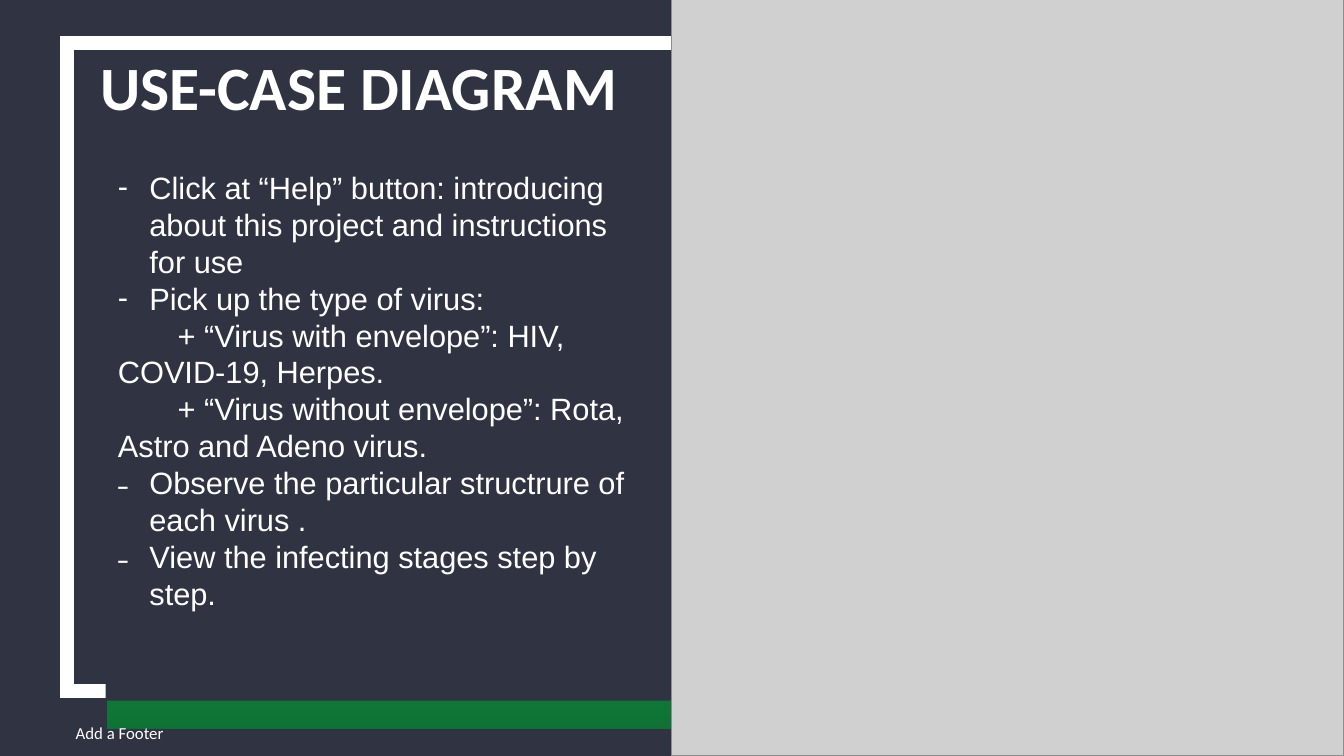
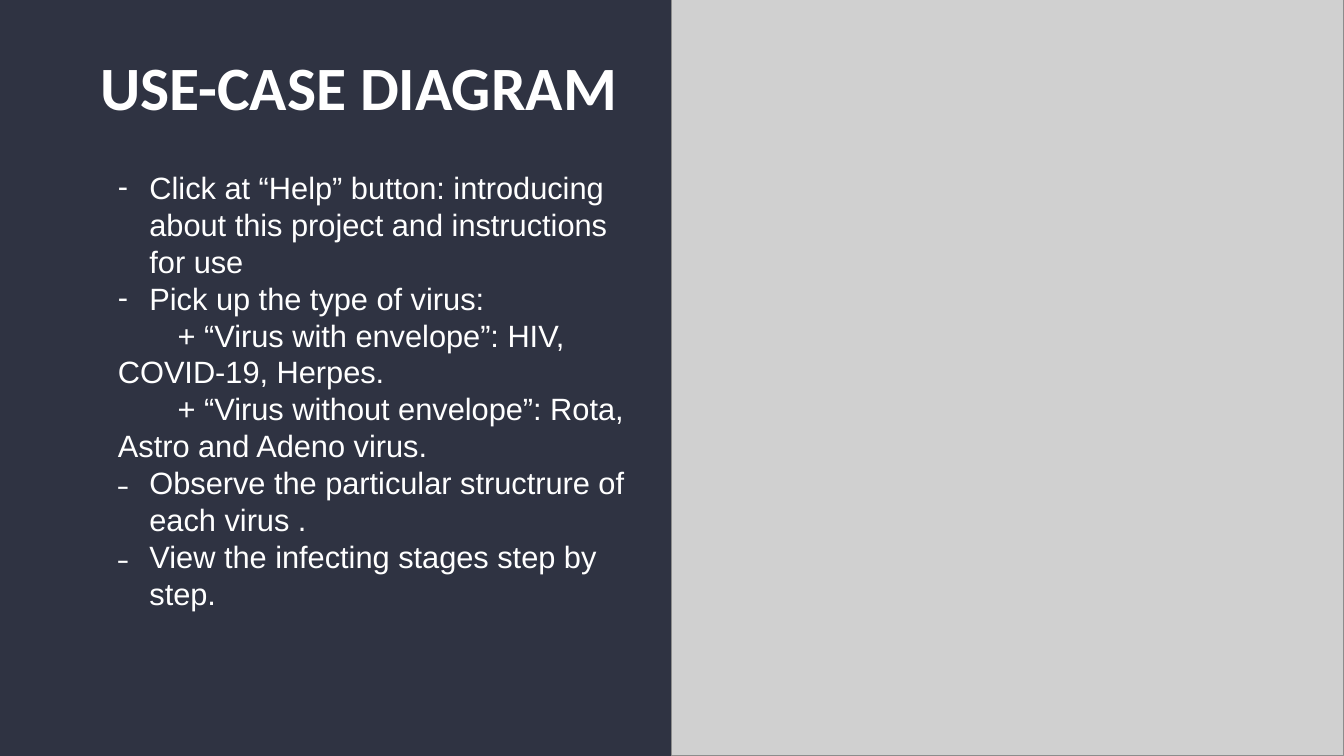
Before and after one commit to tqthai2001/OOLT.ICT.20212.Team06, a slide deck: slide 4 of Presentation/presentation.pptx. Drawn at 1344x756 pixels with LibreOffice and Linux fonts; fonts in the diff are those of the drawing; grey boxes stand for pictures. Boxes give left, top, right and bottom in pixels: in the first picture for what was removed or moved away, otherwise in the second. Text is boxed around its words. In the diff, an @@ line names an element or a change of style, - is before the commit and + after.

Commit message:
update class diagram

```diff
--- a/Presentation/presentation.pptx
+++ b/Presentation/presentation.pptx
@@ rectangle added at (x1=35, y1=21, x2=1329, y2=751), fill #2F3342 @@
@@ rectangle removed at (x1=68, y1=43, x2=848, y2=692) @@
@@ rectangle removed at (x1=106, y1=73, x2=742, y2=702) @@
@@ rectangle removed at (x1=108, y1=130, x2=782, y2=728) @@
@@ text removed at (x1=76, y1=726, x2=164, y2=739) @@
-Add a Footer
```
Also in this commit, not shown: 9 other slides changed, 1 slide removed, 30 other files.
